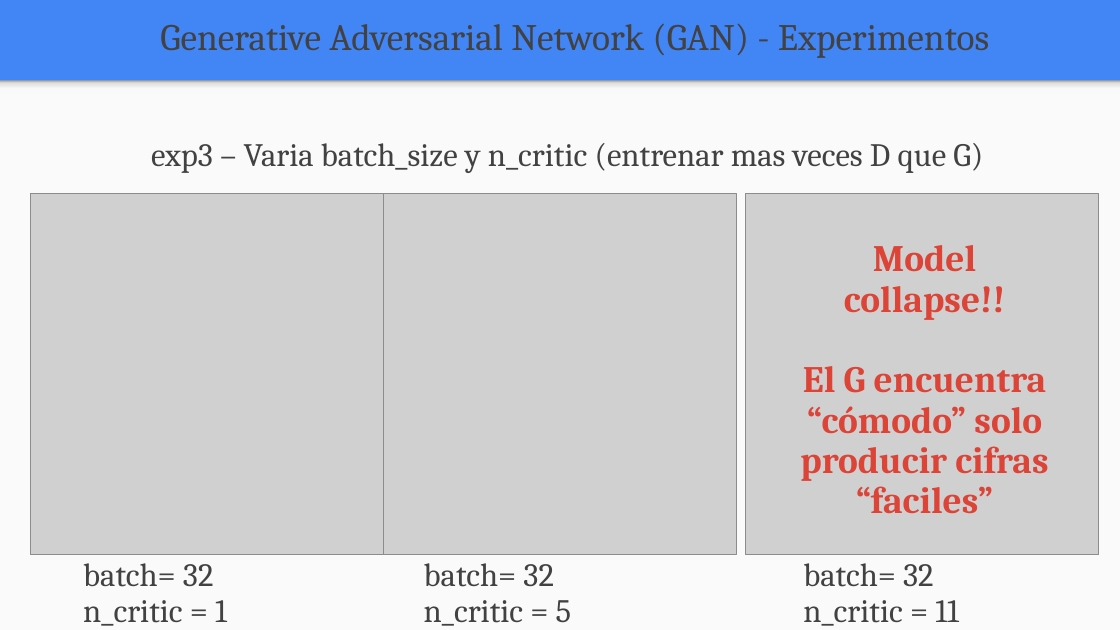
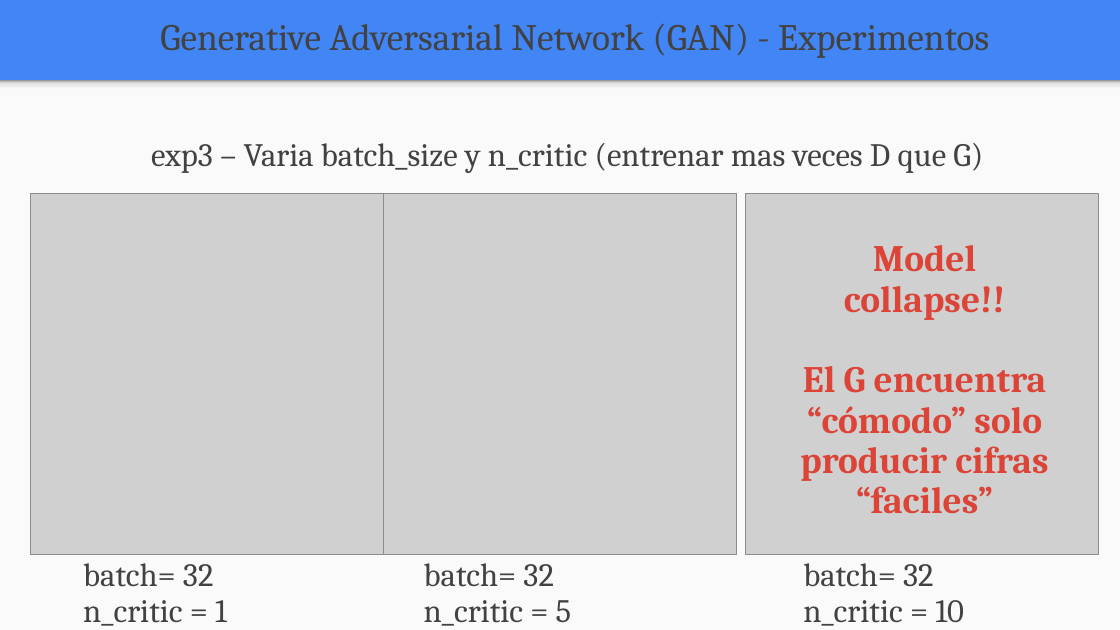
Before and after one commit to FIUBA-Posgrado-Inteligencia-Artificial/aprendizaje_profundo, a slide deck: slide 23 of clase_8/teoria/clase_8.pptx. Drawn at 1120x630 pixels with LibreOffice and Linux fonts; fonts in the diff are those of the drawing; grey boxes stand for pictures. Boxes give left, top, right and bottom in pixels: in the first picture for what was removed or moved away, otherwise in the second. Text is boxed around its words. In the diff, an @@ line names an element or a change of style, - is before the commit and + after.

```diff
--- a/clase_8/teoria/clase_8.pptx
+++ b/clase_8/teoria/clase_8.pptx
@@ text at (x1=803, y1=600, x2=964, y2=626): text changed @@
-n_critic = 11
+n_critic = 10
```
Also in this commit, not shown: 1 other slide changed, 1 other file.
